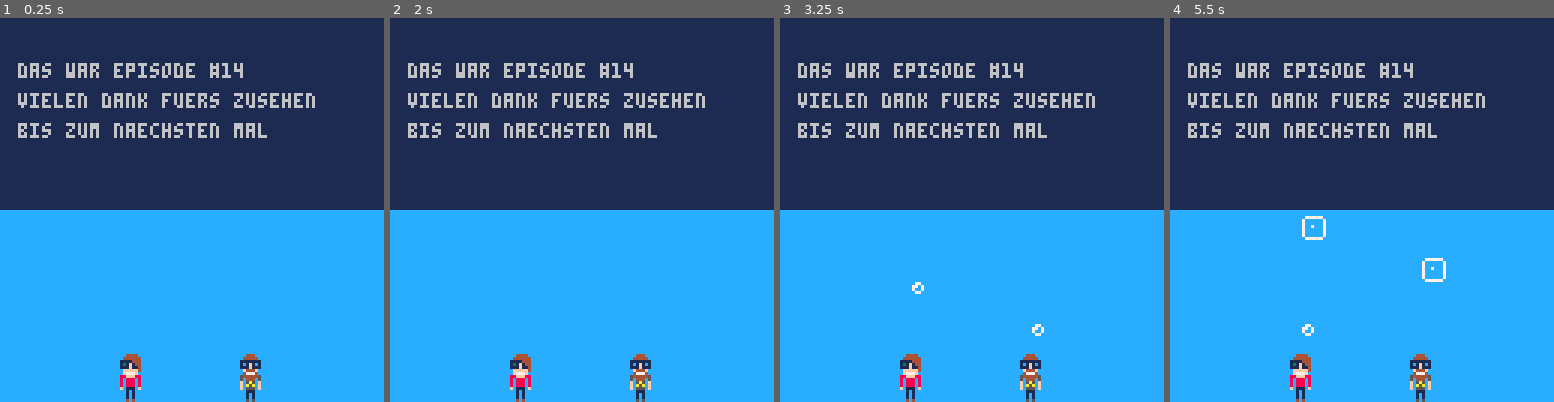
Above: before the commit, frames 1-4 (left to right).
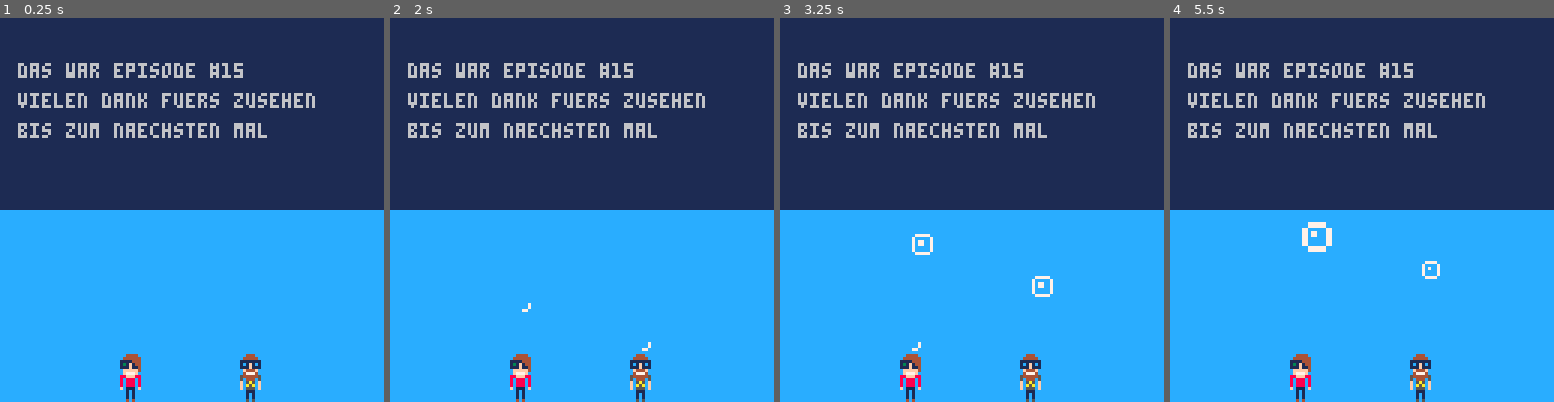
Above: after the commit, the same moments.

Repository: zothynine/picoheads
Game: PICO-8 cartridge outro.p8
The game is run twice, just before and just after one commit, with the same random seed, the same clock (stepped at 60 frames per second) and the same inputs.
Inputs:
- Up to frame 1 (0.25 s): no input
- Up to frame 2 (2 s): tap X (X key) at 0.33, 1.07, 1.85 s; tap O (Z key) at 0.7, 1.7 s; hold Right from 1.6 s (still down)
- Up to frame 3 (3.25 s): release Right at 2.1 s; tap O (Z key) at 2.1, 2.5, 2.9 s; hold Up 2.15-2.42 s; hold Right 2.47-3.03 s; tap X (X key) at 2.97 s; hold Left from 3.08 s (still down)
- Up to frame 4 (5.5 s): tap O (Z key) every 0.4 s from 3.3 to 5.3 s; release Left at 3.58 s; hold Down 3.63-3.97 s; hold Right 4.02-4.68 s; tap X (X key) at 4.08, 5.2 s; hold Up 4.73-5.03 s; hold Left from 5.08 s (still down)

The runs differ from the first frame. In frame 1, less than 0.1% of the frame differs, in the area x 60-64%, y 11-16%; in frame 2, less than 0.1%; in frame 3, 0.5%; in frame 4, 0.7%, in the area x 34-72%, y 11-83%.

Commit message:
Vorbereitungen Episode 15

Diff:
--- a/intro.p8
+++ b/intro.p8
@@ -12,8 +12,8 @@
 		ln4="",
 		txt1="wir entwickeln",
 		txt2="presented by picoheads",
-		txt3="episode #14:",
-		txt4="eine welt tut sich auf",
+		txt3="episode #15:",
+		txt4="constant speed",
 		x=6,
 		ln1_y=15,
 		ln2_y=26,
--- a/outro.p8
+++ b/outro.p8
@@ -36,17 +36,7 @@
 	end
 
 	if (y>54 and y<64) addsplashes()
-
 	updatesplashes()
-
-	if btn(❎)
-	 or btn(🅾️)
-	 or btn(⬅️)
-	 or btn(➡️)
-	 or btn(⬆️)
-	 or btn(⬇️) then
-	 load("intro")
-	end
 end
 
 function updatesplashes()
@@ -93,20 +83,22 @@
 function _draw()
 	cls()
 	map(0,0,0,0,16,16)
-	print("das war episode #14",txt_x,y-97,6)
+	print("das war episode #15",txt_x,y-97,6)
 	print("vielen dank fuers zusehen",txt_x,y-87,6)
 	print("bis zum naechsten mal",txt_x,y-77,6)
 	spr(0,mx,y,1,2)
 	spr(32,kx,y,1,2)
-	print("wir danken:",txt_x,y+20,6)
-	print("gerlinde hinterleitner",txt_x,y+30,6)
-	print("daniel koller",txt_x,y+37,6)
-	print("lisa stadler",txt_x,y+44,6)
-	print("und der tollen community",txt_x,y+61,6)
-	print("auf derstandard.at",txt_x,y+68,6)
-	print("episode #15 am 11.12.- 19:00",txt_x,y+95,10)
-	print("twitter:",txt_x,y+115,7)
-	print("@freddychops, @zothynine",txt_x,y+125,7)
+	--print("wir danken:",txt_x,y+20,6)
+	--print("gerlinde hinterleitner",txt_x,y+30,6)
+	--print("daniel koller",txt_x,y+37,6)
+	--print("lisa stadler",txt_x,y+44,6)
+	print("wir danken",txt_x,y+25,6)
+	print("der tollen community",txt_x,y+35,6)
+	print("auf derstandard.at",txt_x,y+45,6)
+	print("episode #16 am 18.12.- 19:00",txt_x,y+55,7)
+	print("auf dst.at/picoheads",txt_x,y+65,7)
+	print("twitter:",txt_x,y+90,7)
+	print("@freddychops, @zothynine",txt_x,y+100,7)
 	for row=0,16 do
 		for colm=0,8 do
 			if not pixel_under_water(colm,row) then
--- a/starting-soon.p8
+++ b/starting-soon.p8
@@ -89,7 +89,7 @@
 	map(0,0,0,0,16,16)
 	print("wir entwickeln",6,15,6)
 	print("presented by picoheads",6,25,6)
-	print("episode #14 startet in kuerze",6,35,6)
+	print("episode #15 startet in kuerze",6,35,6)
 	spr(0,mx,y,1,2)
 	spr(32,kx,y,1,2)
 
